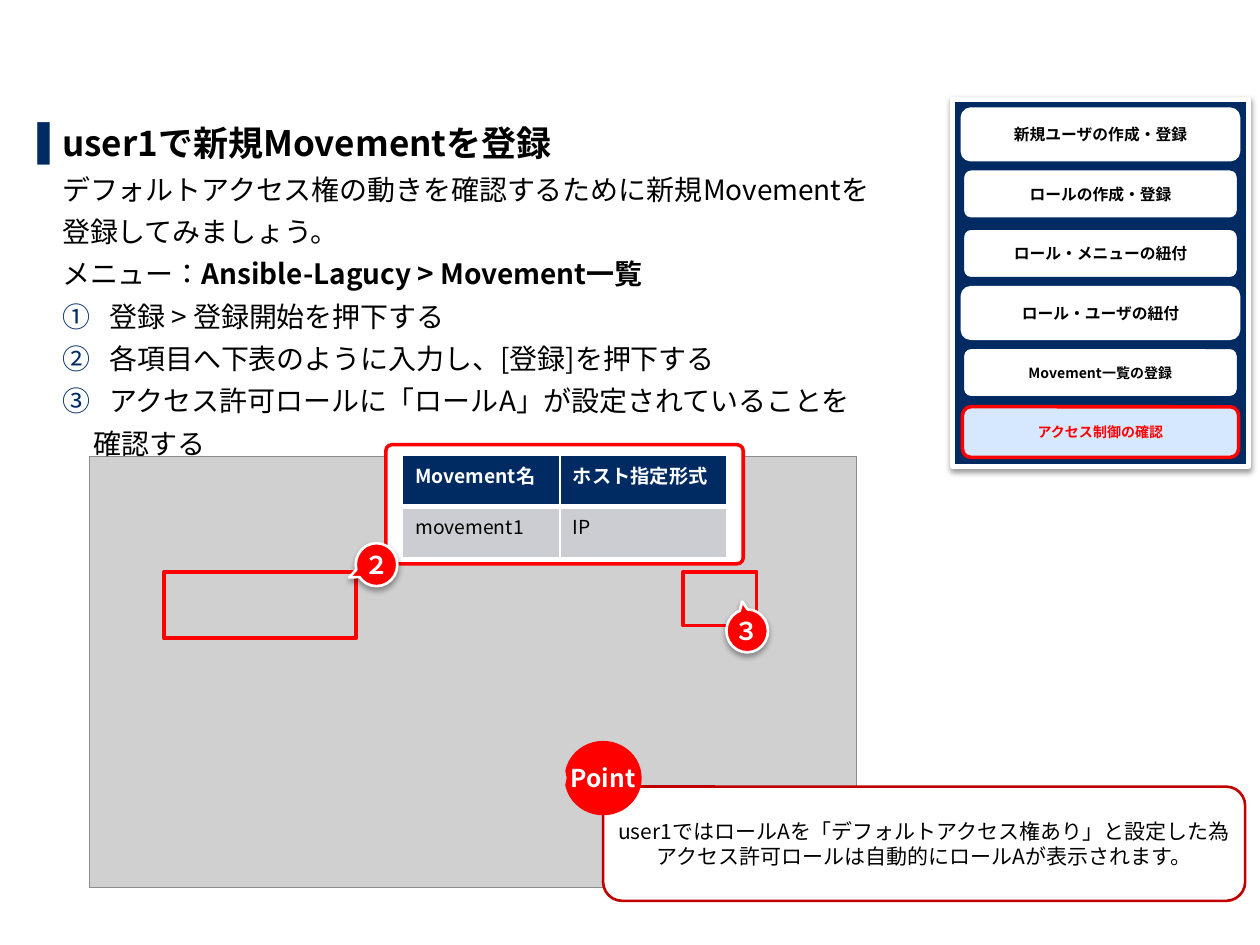
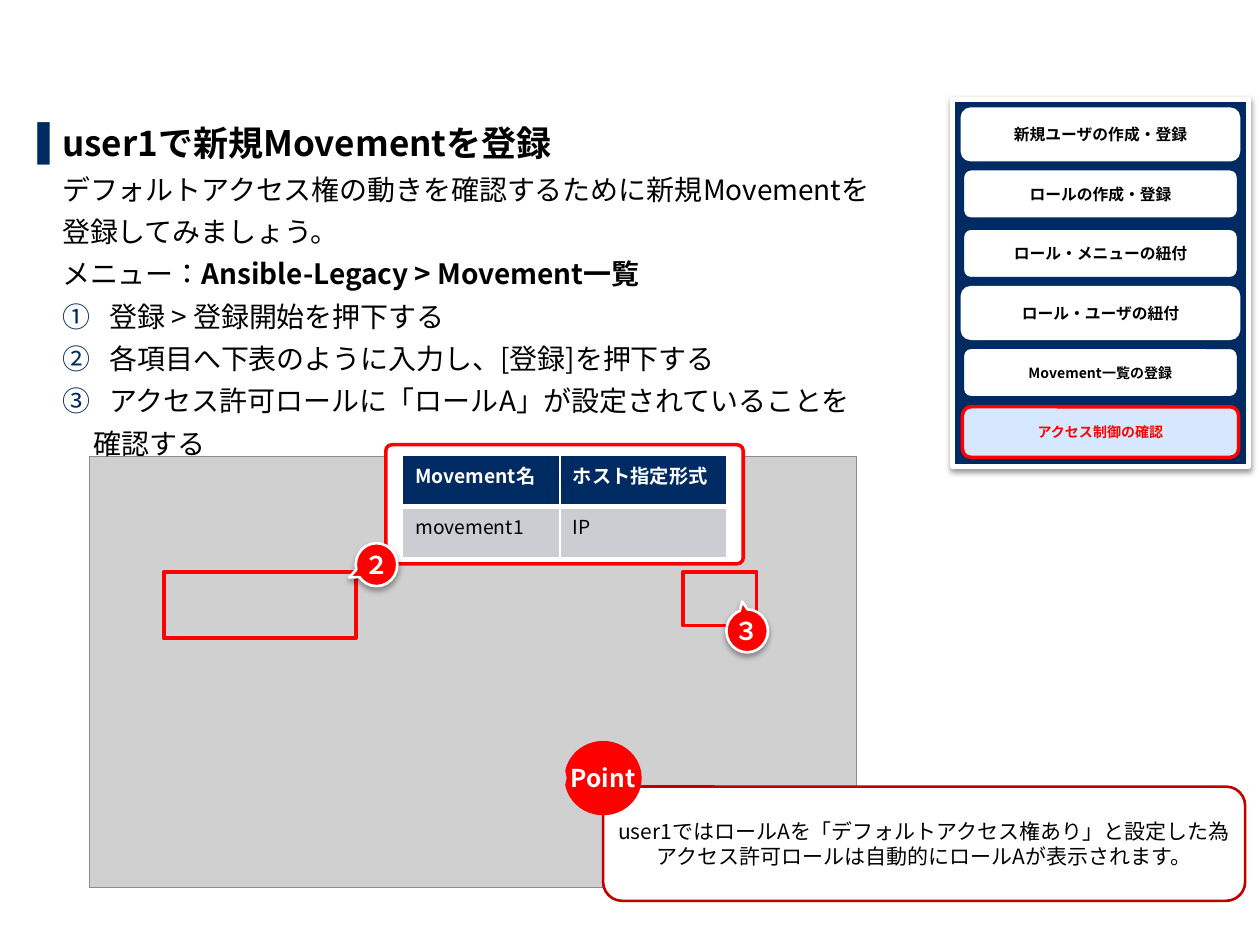
Before and after one commit to exastro-suite/it-automation-docs, a slide deck: slide 42 of asset/Learn_ja/ITA-base_practice_ja.pptx. Drawn at 1260x945 pixels with LibreOffice and Linux fonts; fonts in the diff are those of the drawing; grey boxes stand for pictures; background and template pictures are left out. Boxes give left, top, right and bottom in pixels: in the first picture for what was removed or moved away, otherwise in the second. Text is boxed around its words. In the diff, an @@ line names an element or a change of style, - is before the commit and + after.

```diff
--- a/asset/Learn_ja/ITA-base_practice_ja.pptx
+++ b/asset/Learn_ja/ITA-base_practice_ja.pptx
@@ text at (x1=62, y1=260, x2=640, y2=291): text changed @@
-メニュー：Ansible-Lagucy > Movement一覧
+メニュー：Ansible-Legacy > Movement一覧
```
Also in this commit, not shown: 10 other slides changed, 1 other file.
